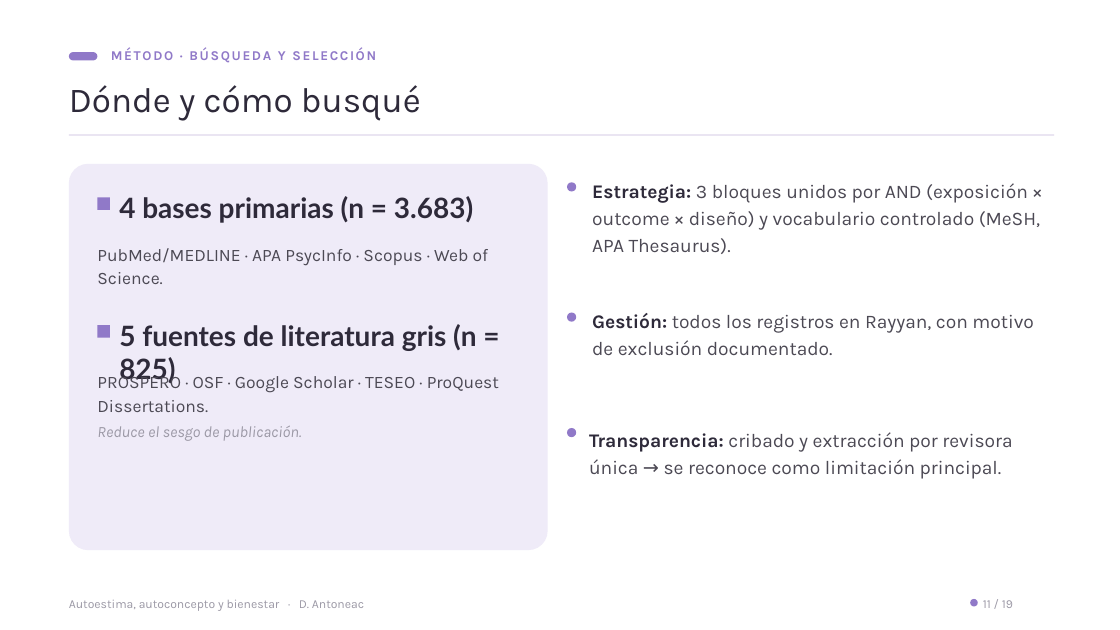
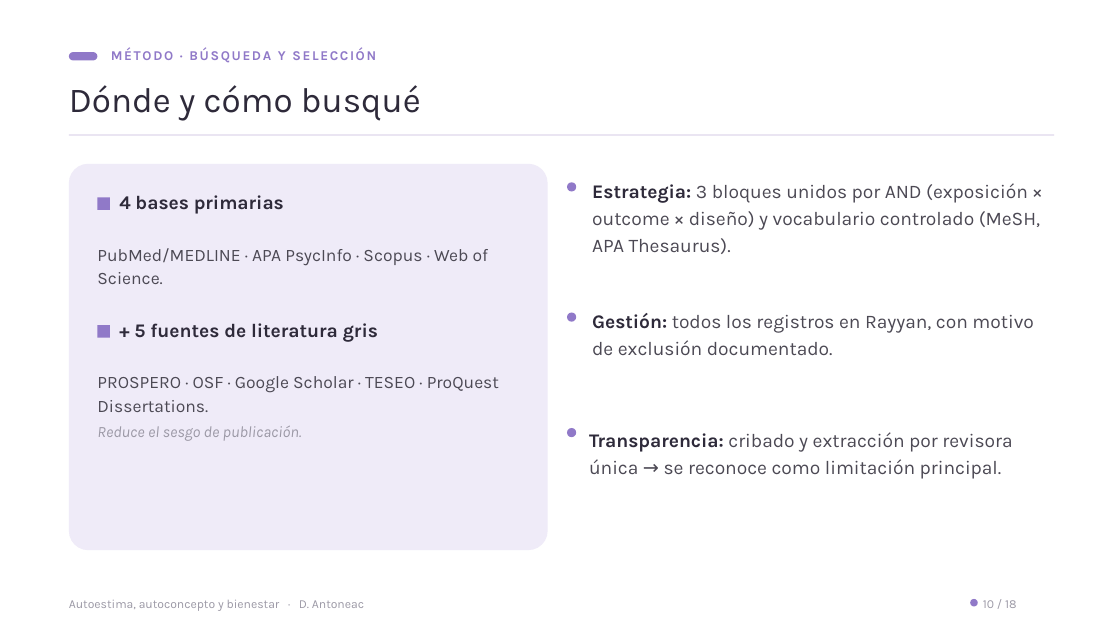
Before and after one commit to denisaantoneac23-dotcom/tfm-presentacion, a slide deck: slide 9 of TFM_Presentacion_Denisa_Antoneac_v13.pptx. Drawn at 1120x630 pixels with LibreOffice and Linux fonts; fonts in the diff are those of the drawing. Boxes give left, top, right and bottom in pixels: in the first picture for what was removed or moved away, otherwise in the second. Text is boxed around its words. In the diff, an @@ line names an element or a change of style, - is before the commit and + after.

```diff
--- a/TFM_Presentacion_Denisa_Antoneac_v13.pptx
+++ b/TFM_Presentacion_Denisa_Antoneac_v13.pptx
@@ text at (119, 195, 284, 214): text changed; size 24 to 16.5 pt; font Lato to Karla @@
-4 bases primarias (n = 3.683)
+4 bases primarias
@@ text at (134, 323, 378, 342): text changed; size 24 to 16.5 pt; font Lato to Karla @@
-5 fuentes de literatura gris (n = 825)
++ 5 fuentes de literatura gris
@@ text at (983, 600, 1017, 608): text changed @@
-11 / 19
+10 / 18
```
Also in this commit, not shown: 15 other slides changed, 1 slide removed.
